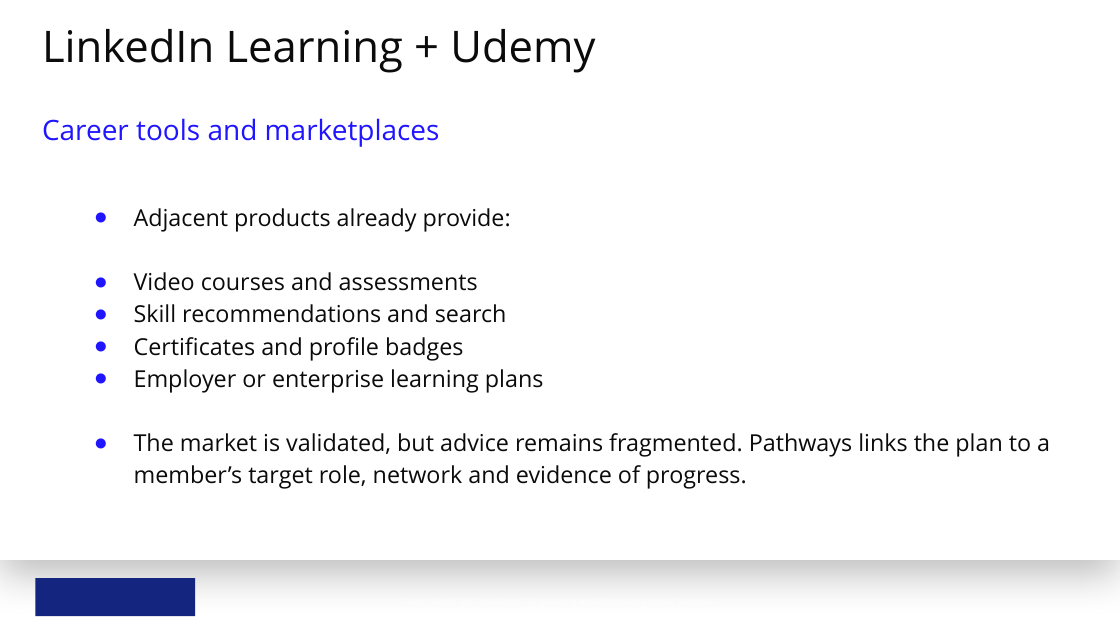
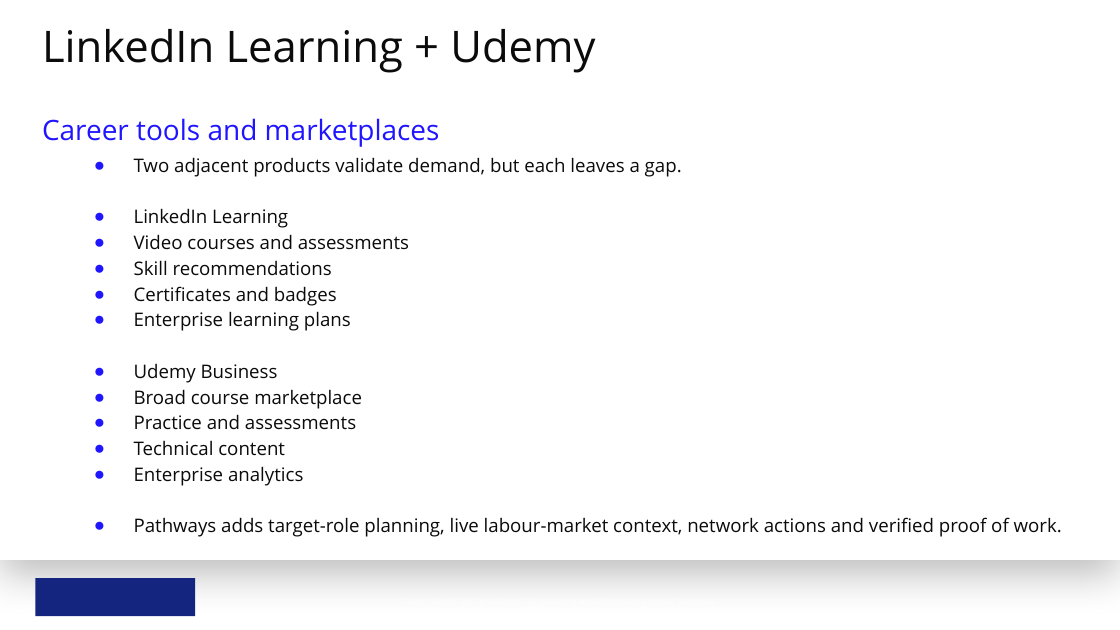
Before and after one commit to abrarmudhir/ai-journey, a slide deck: slide 12 of notebooks/mba/1_Product_Manager/2_Product_Strategy_for_Product_Managers/pitch/LinkedIn_Pathways_Product_Pitch.pptx. Drawn at 1120x630 pixels with LibreOffice and Linux fonts; fonts in the diff are those of the drawing; background and template pictures are left out. Boxes give left, top, right and bottom in pixels: in the first picture for what was removed or moved away, otherwise in the second. Text is boxed around its words. In the diff, an @@ line names an element or a change of style, - is before the commit and + after.

Commit message:
SEHHACA-241: product-manager: Project: Pitch a Product Vision

```diff
--- a/notebooks/mba/1_Product_Manager/2_Product_Strategy_for_Product_Managers/pitch/LinkedIn_Pathways_Product_Pitch.pptx
+++ b/notebooks/mba/1_Product_Manager/2_Product_Strategy_for_Product_Managers/pitch/LinkedIn_Pathways_Product_Pitch.pptx
@@ text at <box>134,157,682,228</box>: text changed; size 30 to 24 pt @@
-● Adjacent products already provide:
+● Two adjacent products validate demand, but each leaves a gap.
+● LinkedIn Learning
@@ text at <box>134,234,409,250</box>: size 30 to 24 pt in "Video courses and assessments" @@
@@ text at <box>134,260,1062,537</box>: text changed; size 30 to 24 pt @@
-● Skill recommendations and search
-● Certificates and profile badges
-● Employer or enterprise learning plans
-● The market is validated, but advice remains fragmented. Pathways links the plan to a member’s target role, network and evidence of progress.
+● Skill recommendations
+● Certificates and badges
+● Enterprise learning plans
+● Udemy Business
+● Broad course marketplace
+● Practice and assessments
+● Technical content
+● Enterprise analytics
+● Pathways adds target-role planning, live labour-market context, network actions and verified proof of work.
```
Also in this commit, not shown: 3 other slides changed, 3 other files.
